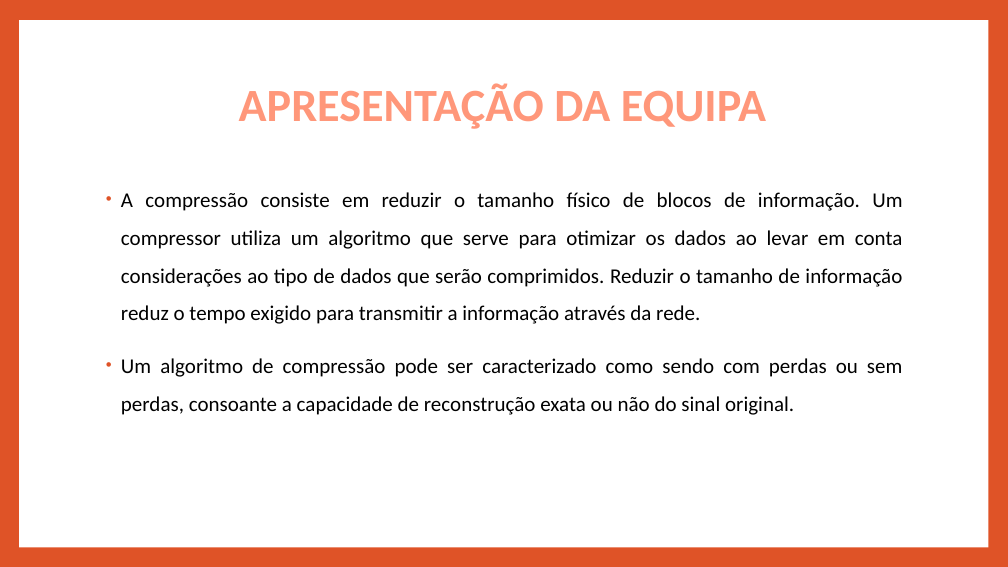
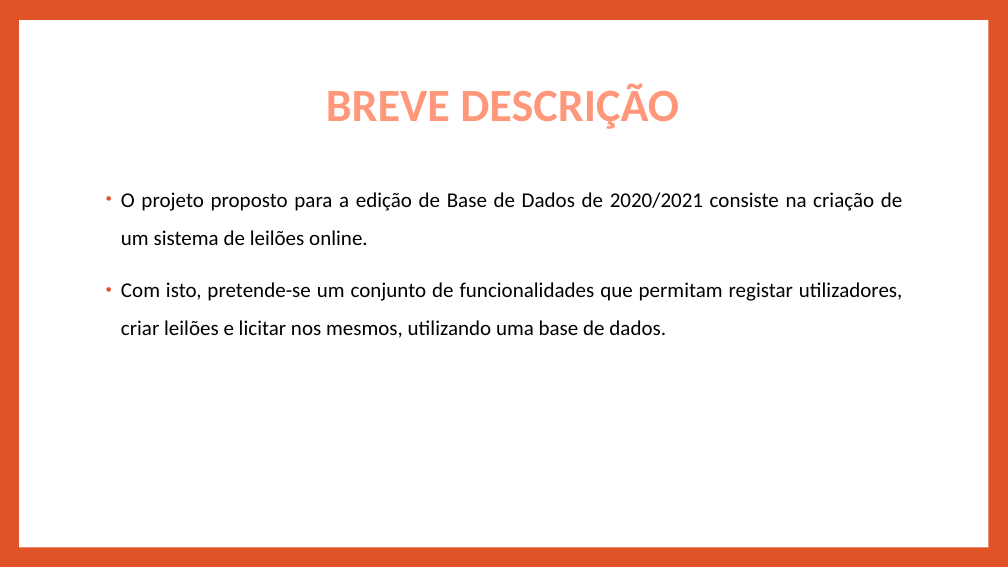
Before and after one commit to pedrotiag0/BD-Leiloes, a slide deck: slide 3 of Meta1/Apresentacao Meta 1 - BD.pptx. Drawn at 1008x567 pixels with LibreOffice and Linux fonts; fonts in the diff are those of the drawing. Boxes give left, top, right and bottom in pixels: in the first picture for what was removed or moved away, otherwise in the second. Text is boxed around its words. In the diff, an @@ line names an element or a change of style, - is before the commit and + after.

```diff
--- a/Meta1/Apresentacao Meta 1 - BD.pptx
+++ b/Meta1/Apresentacao Meta 1 - BD.pptx
@@ title at (326, 83, 679, 129): text changed @@
-APRESENTAÇÃO DA EQUIPA
+BREVE DESCRIÇÃO
@@ text at (121, 192, 903, 338): text changed @@
-• A compressão consiste em reduzir o tamanho físico de blocos de informação. Um compressor utiliza um algoritmo que serve para otimizar os dados ao levar em conta considerações ao tipo de dados que serão comprimidos. Reduzir o tamanho de informação reduz o tempo exigido para transmitir a informação através da rede.
-• Um algoritmo de compressão pode ser caracterizado como sendo com perdas ou sem perdas, consoante a capacidade de reconstrução exata ou não do sinal original.
+• O projeto proposto para a edição de Base de Dados de 2020/2021 consiste na criação de um sistema de leilões online.
+• Com isto, pretende-se um conjunto de funcionalidades que permitam registar utilizadores, criar leilões e licitar nos mesmos, utilizando uma base de dados.
```
Also in this commit, not shown: 2 other slides changed, 7 slides added, 8 slides removed.
